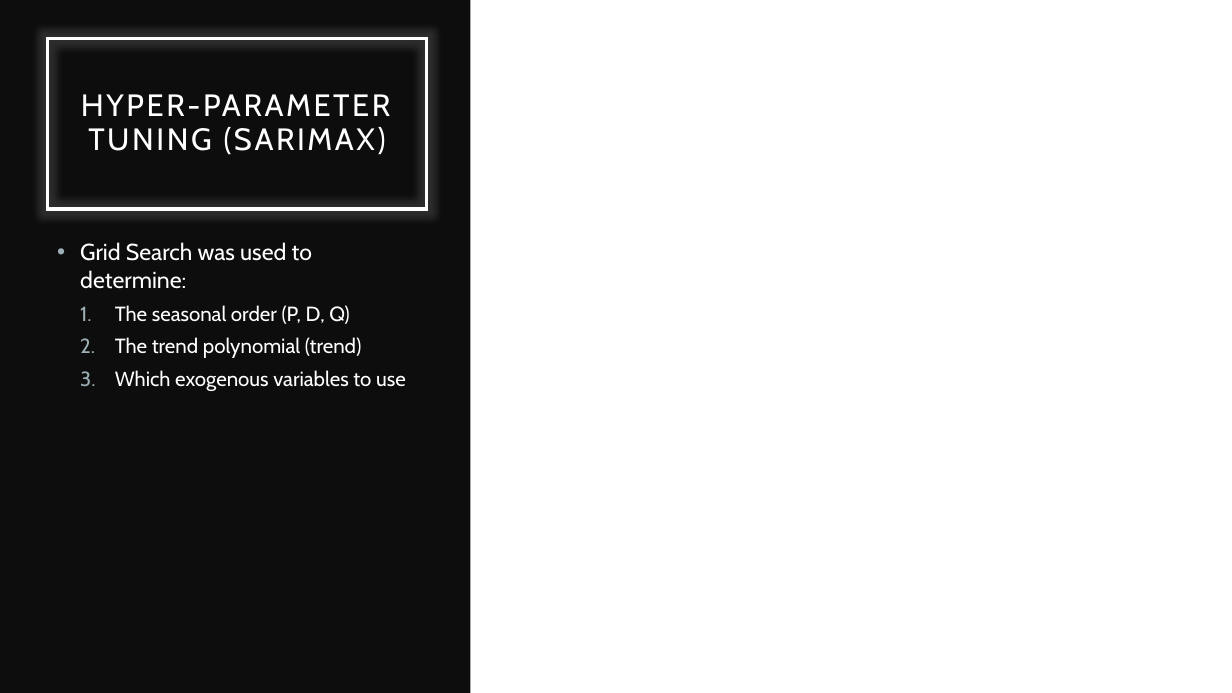
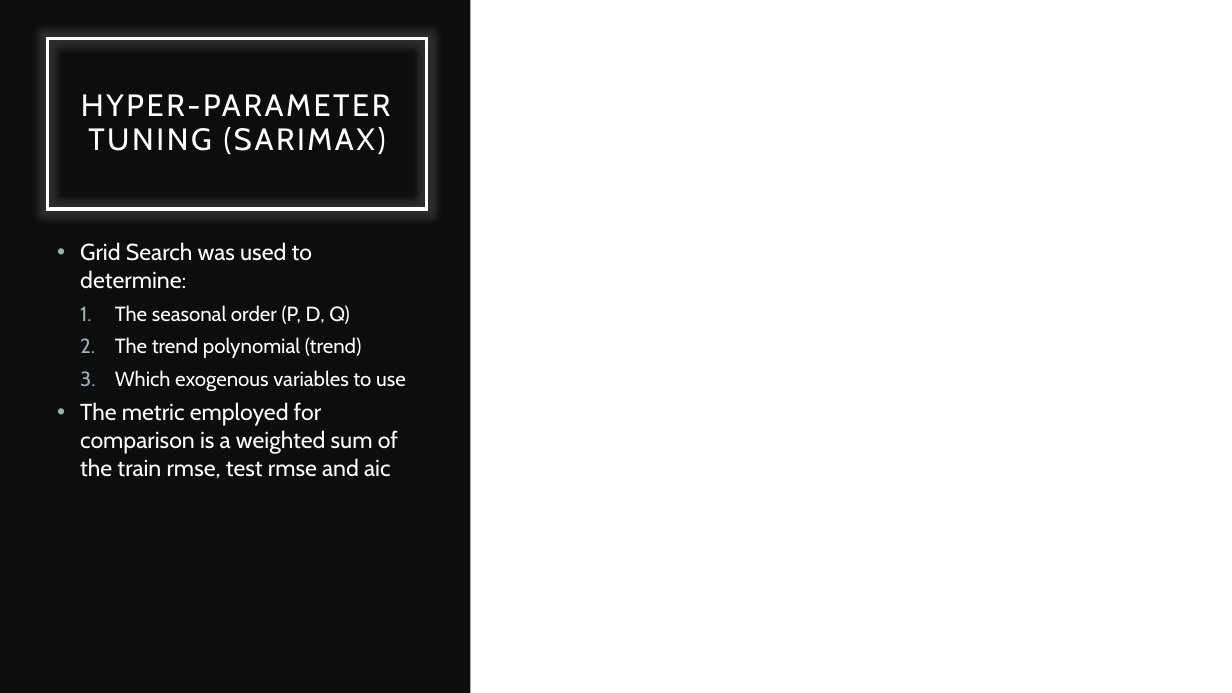
Before and after one commit to ethanolx/Air-Pollution-Mall-py, a slide deck: slide 9 of doc/part-a.pptx. Drawn at 1232x693 pixels with LibreOffice and Linux fonts; fonts in the diff are those of the drawing. Boxes give left, top, right and bottom in pixels: in the first picture for what was removed or moved away, otherwise in the second. Text is boxed around its words. In the diff, an @@ line names an element or a change of style, - is before the commit and + after.

```diff
--- a/doc/part-a.pptx
+++ b/doc/part-a.pptx
@@ text at (x1=80, y1=402, x2=398, y2=479): paragraph added @@
+• The metric employed for comparison is a weighted sum of the train rmse, test rmse and aic
```
Also in this commit, not shown: 3 slides added, 5 other files.
